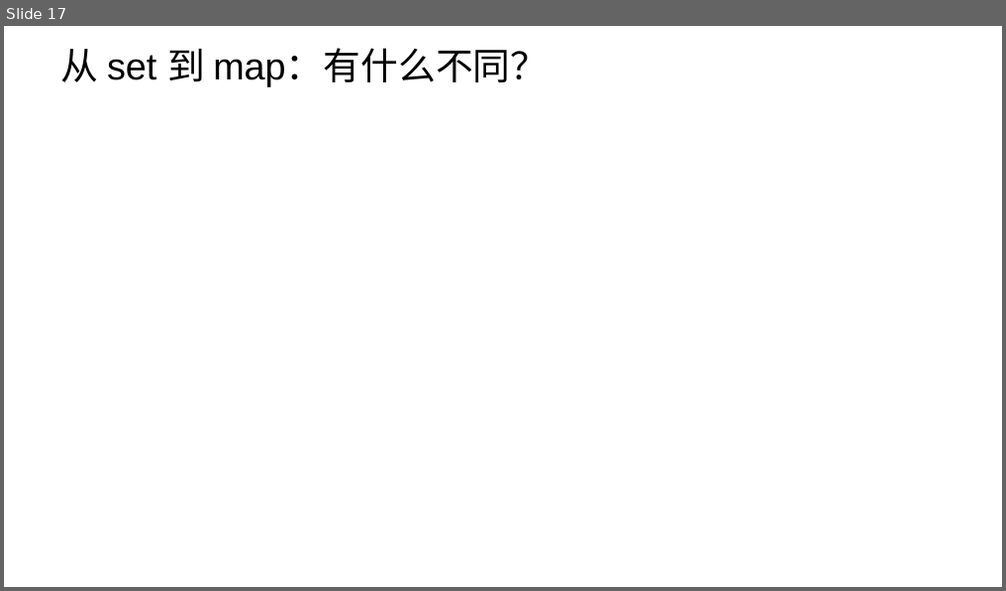
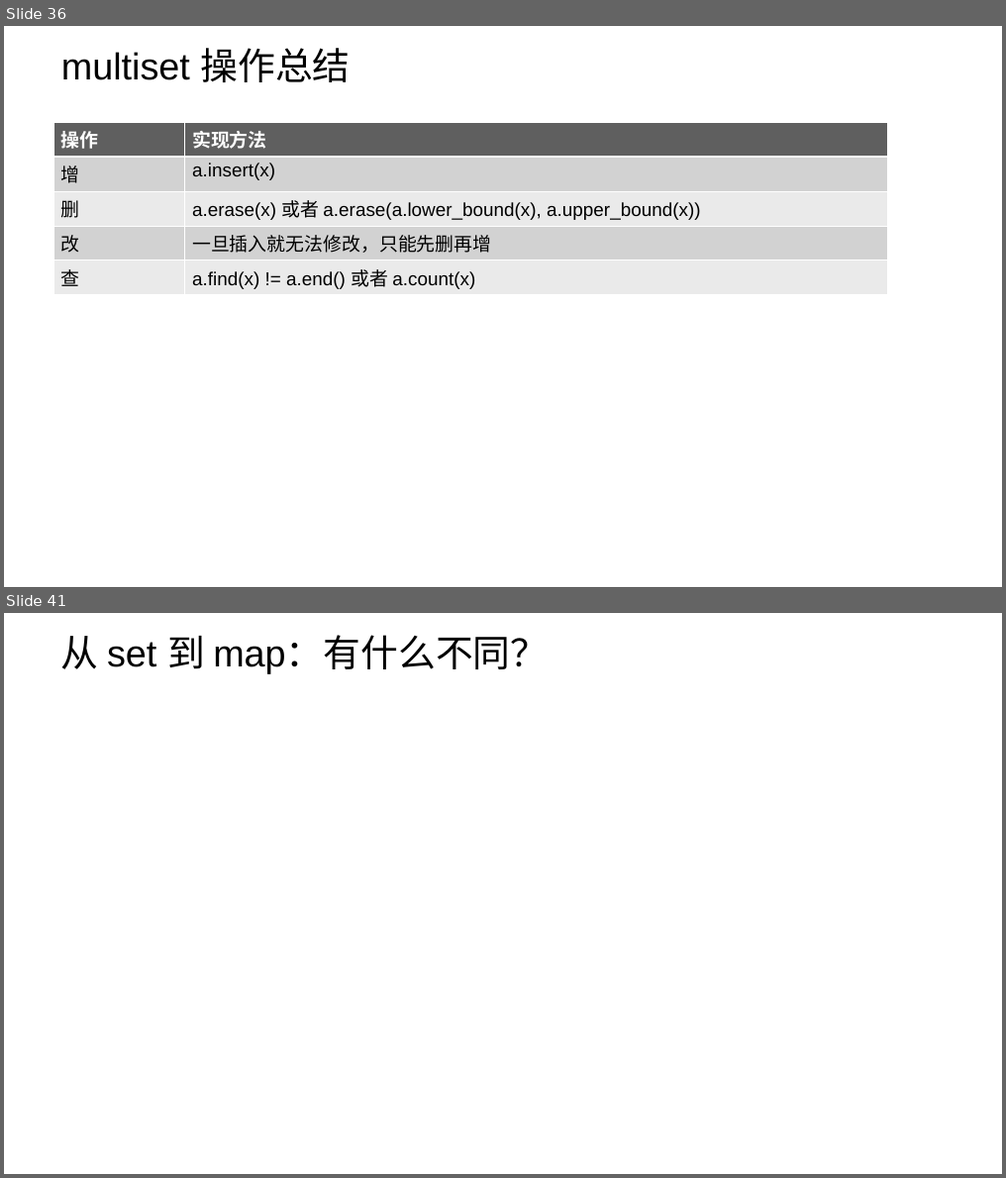
Before and after one commit to parallel101/course, a slide deck: 14/slides.pptx. Shown one above the other, each under a label of ours: slide 17 before the commit, slides 36 and 41 after it; the slides between them are not shown. The pictures are 1006x591 and 1006x1178 pixels, drawn with LibreOffice and Linux fonts; fonts in the diff are those of the drawing; background and template pictures are left out. Boxes give left, top, right and bottom in pixels: in the first picture for what was removed or moved away, otherwise in the second. Text is boxed around its words. In the diff, an @@ line names an element or a change of style, - is before the commit and + after.

```diff
--- a/14/slides.pptx
+++ b/14/slides.pptx
@@ slide 36 added at box(4, 26, 1002, 587), background picture (left out) @@
@@ title added at box(61, 48, 350, 82), 36 pt, text #000000 @@
+multiset 操作总结
@@ table added at box(54, 122, 888, 293), 5 rows, 2 columns @@
+操作 | 实现方法
+增 | a.insert(x)
+删 | a.erase(x) 或者 a.erase(a.lower_bound(x), a.upper_bound(x))
+改 | 一旦插入就无法修改，只能先删再增
+查 | a.find(x) != a.end() 或者 a.count(x)
@@ what was slide 17 is now slide 41 @@
```
Also in this commit, not shown: 2 slides changed, 21 other slides added, 12 other files.
